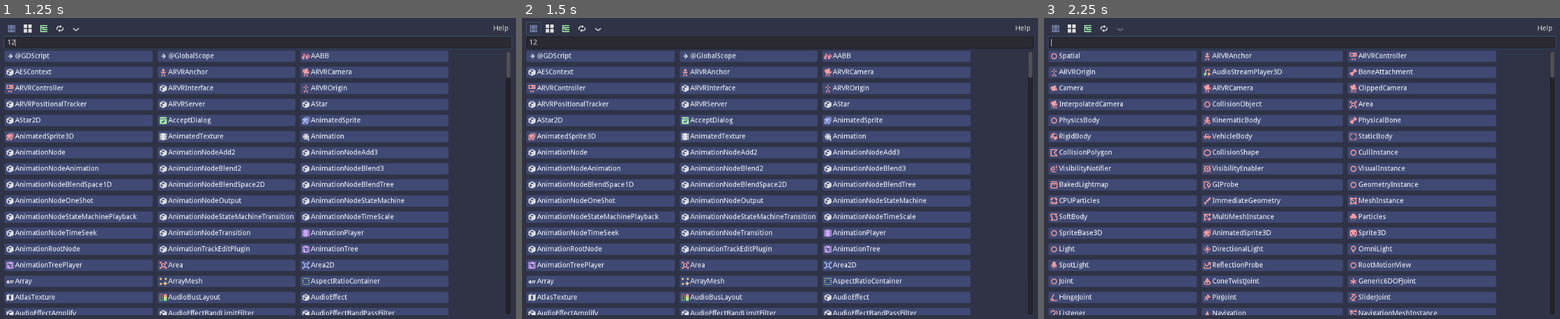
Above: before the commit, frames 1-3 (left to right).
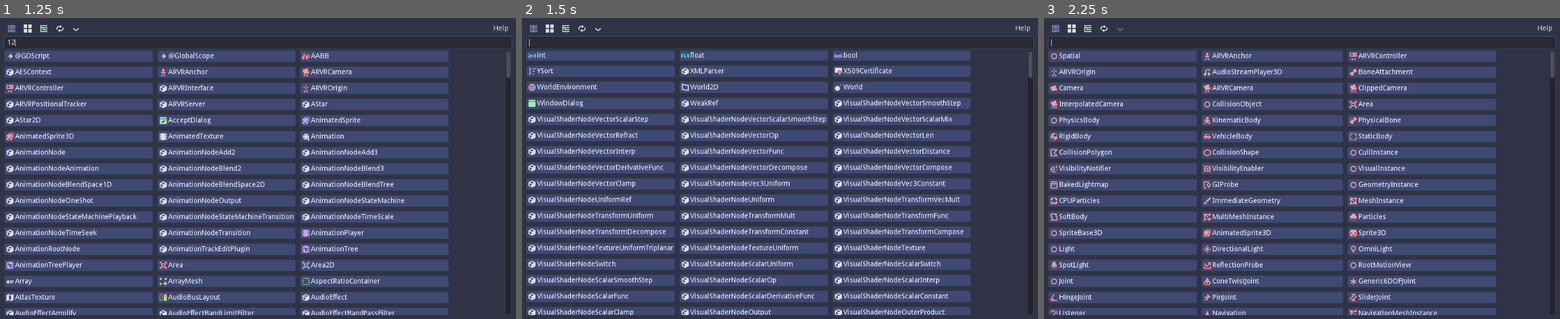
Above: after the commit, the same moments.

Repository: andrew-wilkes/gdscript-class-explorer
Game: Godot game, scene res://Main.tscn
Same seed, same stepped clock (60 frames per second), same inputs: the game is played once before the commit and once after it.
Inputs (mouse positions are in pixels of both pictures, inside the frame that each line leads up to):
- Up to frame 1 (1.25 s): click (258, 42) at 0.52 s; type "12" at 0.6 s
- Up to frame 2 (1.5 s): click (532, 30) at 1.25 s
- Up to frame 3 (2.25 s): click (1069, 30) at 2 s

Frame 1 is identical in both runs. In frame 2, 22% of the frame differs, in the area x 0-100%, y 1-99%; in frame 3, nothing differs.

Commit message:
Toggle sort order on Item button presses

Diff:
--- a/src/Main.gd
+++ b/src/Main.gd
@@ -21,6 +21,7 @@
 var link_icon = preload("res://assets/icons/icon_instance.svg")
 var icon_files = {}
 var tree_map = {}
+var sort_reversed = false
 
 func _ready():
 	var hm = $VBox/Menu/Help.get_popup()
@@ -161,6 +162,8 @@
 				item.weight = 0 # Skip this item for this weight from now on
 				break
 		idx += 1
+	if sort_reversed:
+		unweighted_items.invert()
 	for item in unweighted_items:
 		configure_button(grid.get_child(idx), item)
 		idx += 1
@@ -316,8 +319,10 @@
 		Data.settings.list_mode = LIST_MODE.ALPHA
 		Data.settings_changed = true
 		set_visibility(false, false, false)
-		update_weighted_labels()
-		clear_search_box()
+	else:
+		sort_reversed = not sort_reversed
+	update_weighted_labels()
+	clear_search_box()
 
 
 func _on_Groups_pressed():
@@ -326,7 +331,7 @@
 	else:
 		Data.settings.list_mode = LIST_MODE.GROUP
 		set_visibility(false, false, true)
-		clear_search_box()
+	clear_search_box()
 	Data.settings_changed = true
 	update_labels_by_group()
 
@@ -336,7 +341,7 @@
 		Data.settings.list_mode = LIST_MODE.TREE
 		Data.settings_changed = true
 		set_visibility(true, true, true)
-		clear_search_box()
+	clear_search_box()
 
 
 func _on_Random_pressed():
